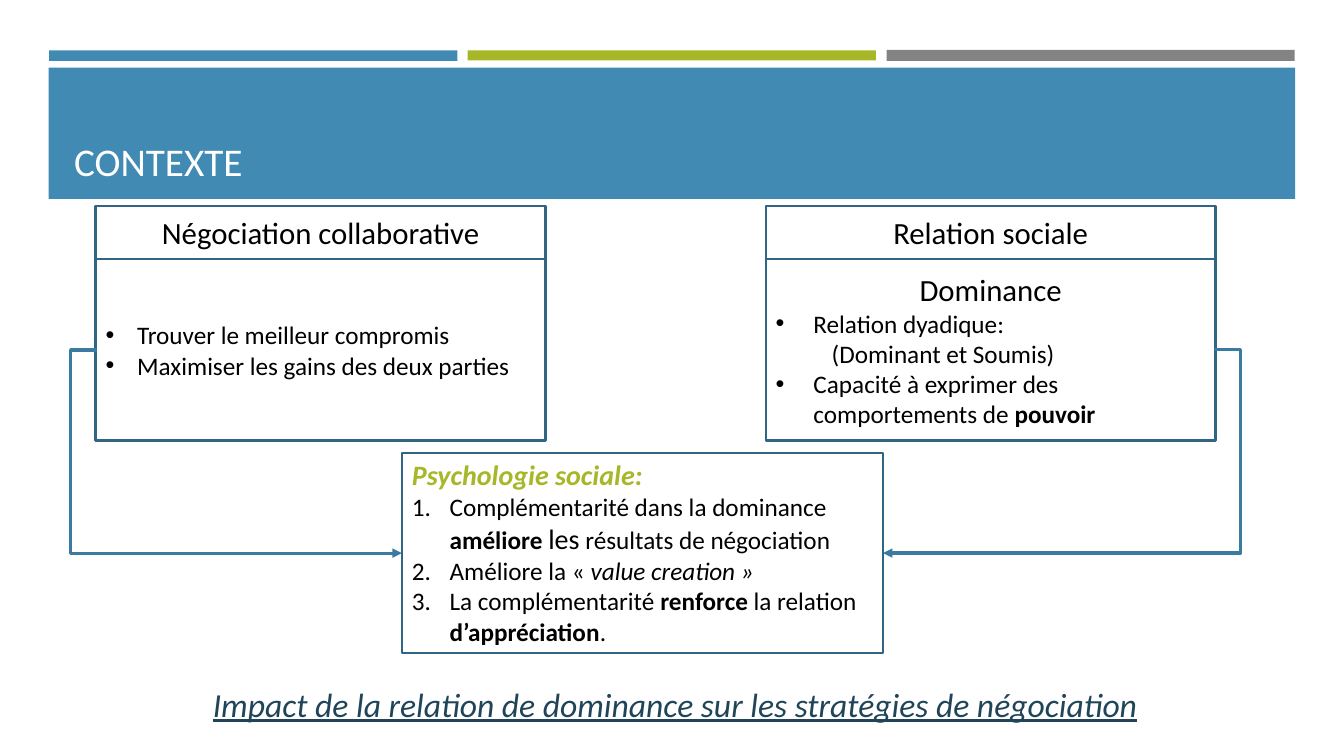
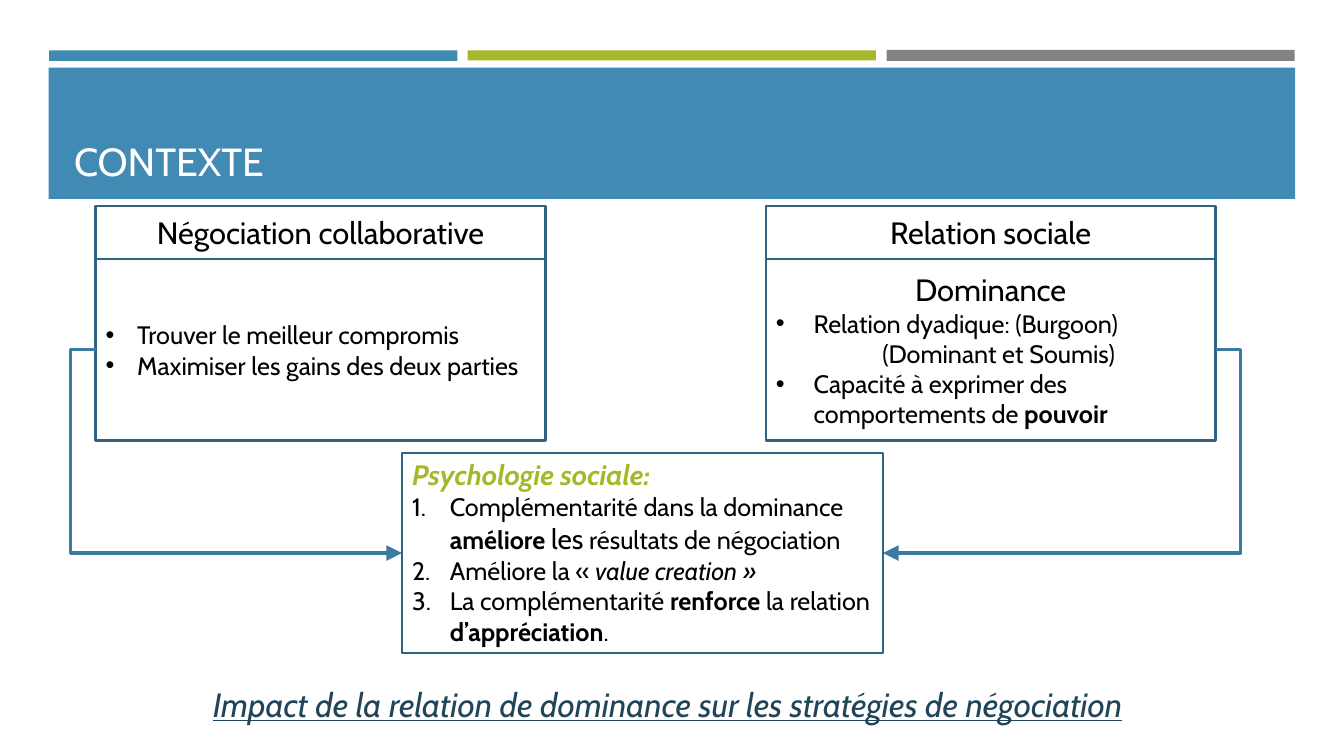
Before and after one commit to Olydia/Discolog, a slide deck: slide 2 of papers/Presentations/Seminaire_CPU/seminaire_13_12.pptx. Drawn at 1344x756 pixels with LibreOffice and Linux fonts; fonts in the diff are those of the drawing. Boxes give left, top, right and bottom in pixels: in the first picture for what was removed or moved away, otherwise in the second. Text is boxed around its words. In the diff, an @@ line names an element or a change of style, - is before the commit and + after.

```diff
--- a/papers/Presentations/Seminaire_CPU/seminaire_13_12.pptx
+++ b/papers/Presentations/Seminaire_CPU/seminaire_13_12.pptx
@@ title "CONTEXTE" at <box>74,148,264,177</box>: font Calibri to Cabin; indent changed @@
@@ font Calibri to Cabin; outline #306684 1.75 pt to #2F6482 1.75 pt in 3 elements at <box>96,206,545,259</box>, <box>766,206,1216,259</box>, <box>96,259,545,441</box> @@
@@ rectangle "Dominance" at <box>766,259,1216,441</box>: outline #306684 1.75 pt to #2F6482 1.75 pt @@
@@ text in rectangle at <box>814,279,1115,429</box>: font Calibri to Cabin in "Dominance", "(Dominant et Soumis)", "Capacité à exprimer des comportements de pouvoir" @@
@@ text in rectangle at <box>814,314,1118,339</box>: text changed; font Calibri to Cabin @@
-• Relation dyadique:
+• Relation dyadique: (Burgoon)
@@ text "Psychologie sociale:" at <box>412,464,870,647</box>: font Calibri to Cabin @@
@@ rectangle at <box>402,453,883,653</box>: outline #306684 1.75 pt to #2F6482 1.75 pt @@
@@ text "Impact de la relation de ..." at <box>213,691,1123,725</box>: font Calibri to Cabin, text colour #20455A to #204559 @@
```
Also in this commit, not shown: 16 other slides changed, 1 slide added, 1 slide removed, 4 other files.
